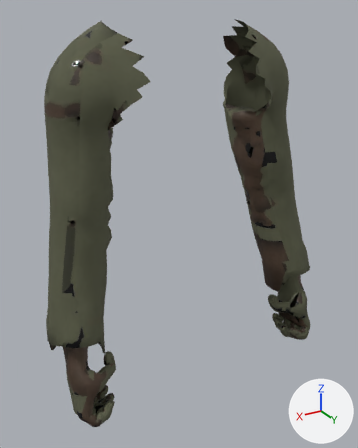
What one commit did to the glTF model public/models/characters/arms_t.glb.
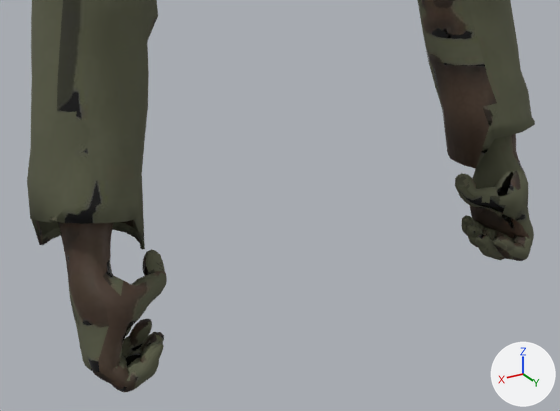
There are two pictures of each version: one whole from a camera (50 mm lens) standing at (0.515, 0.879, 1.495) and looking at (0.019, 0.052, 1.082), one close up from a camera (50 mm lens) standing at (0.472, 0.786, 1.22) and looking at (0.071, 0.118, 0.887). The axes (+X, +Y, +Z) are drawn at lower right. The lights are the same throughout. The first two pictures are the older version. Vertices at exactly the same position are counted once.

Names of what the first close-up shows: 'arms_t'.
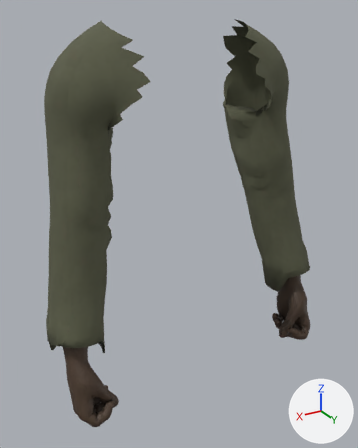
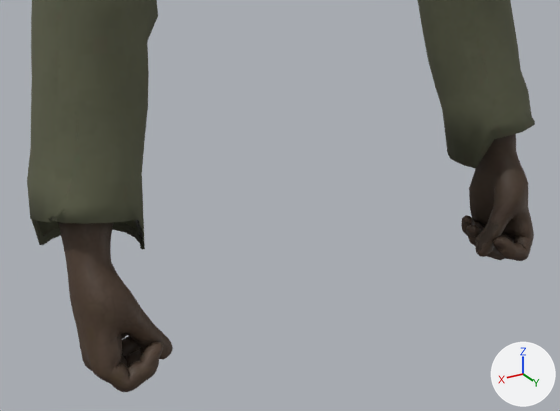
Commit message: Fist arms: thumb wrapped round the handle

Where the change shows, as pixel boxes [x1, y1, x2, y2] in the close-ups (560 x 411 px; the box of a moved part takes in the faces that stretch with it):
part 1 of me_shirt, moved or reshaped
    before: [455, 158, 534, 260]
    after: [461, 158, 534, 260]
part 2 of me_shirt, moved or reshaped
    before: [69, 249, 167, 387]
    after: [69, 252, 173, 387]
part 3 of me_shirt, surface changed
    both: [42, 0, 533, 392]

The edits, one by one:
me_shirt is used by ob_arms_t; location (0.0, 0.0, 0.0).
me_shirt had 4536 vertices, 8914 faces and spanned x -0.326..0.326, y -0.073..0.172, z 0.738..1.48.
me_shirt now has 4537 vertices, 8916 faces and spans x -0.326..0.326, y -0.073..0.172, z 0.738..1.48.
me_shirt part 1: 264 vertices moved from x -0.305..-0.211, y 0.066..0.165, z 0.749..0.871 to x -0.305..-0.22, y 0.066..0.166, z 0.749..0.872; 139 vertices removed from x -0.275..-0.204, y 0.074..0.17, z 0.752..0.862; 139 vertices added at x -0.278..-0.215, y 0.074..0.17, z 0.753..0.804.
me_shirt part 2: 275 vertices moved from x 0.209..0.305, y 0.066..0.17, z 0.748..0.871 to x 0.22..0.305, y 0.066..0.17, z 0.748..0.871; 121 vertices removed from x 0.205..0.277, y 0.07..0.163, z 0.758..0.862; 122 vertices added at x 0.215..0.278, y 0.07..0.163, z 0.756..0.804.
me_shirt part 3: 8138 kept faces spanning x -0.326..0.326, y -0.073..0.172, z 0.738..1.48 get new texture (UV) coordinates.
